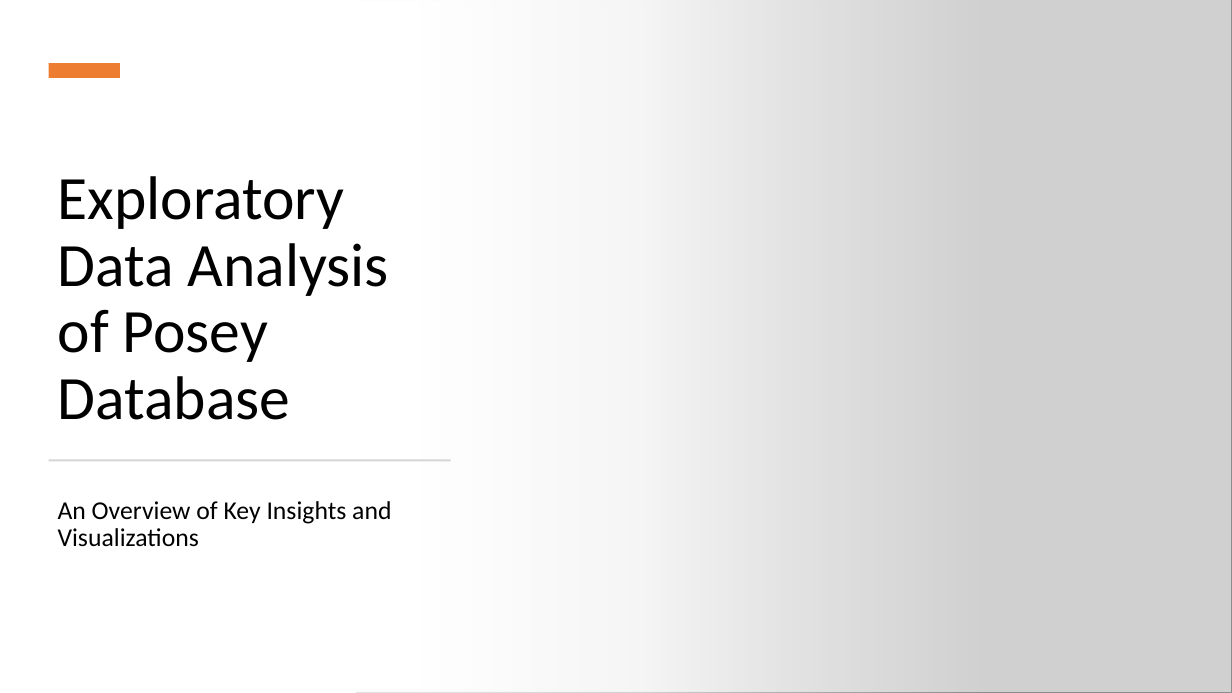
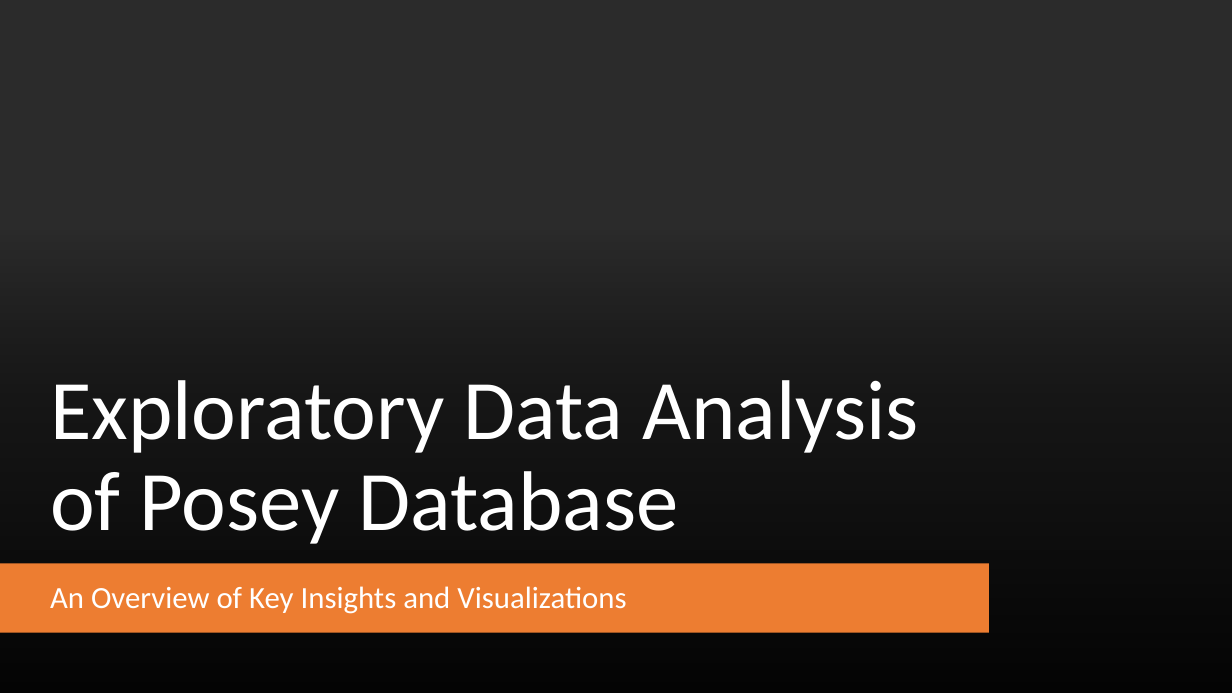
Before and after one commit to osabobo/Group_assign, a slide deck: slide 1 of project.pptx. Drawn at 1232x693 pixels with LibreOffice and Linux fonts; fonts in the diff are those of the drawing; grey boxes stand for pictures; background and template pictures are left out; a plain dark background stands for a picture behind light text. Boxes give left, top, right and bottom in pixels: in the first picture for what was removed or moved away, otherwise in the second. Text is boxed around its words. In the diff, an @@ line names an element or a change of style, - is before the commit and + after.

Commit message:
add a file

```diff
--- a/project.pptx
+++ b/project.pptx
@@ background #FFFFFF to picture (left out) @@
@@ rectangle resized from (x1=0, y1=0, x2=986, y2=693) to (x1=0, y1=0, x2=1232, y2=693) @@
@@ rectangle at (x1=0, y1=0, x2=1232, y2=693): fill gradient #FFFFFF to #FFFFFF @@
@@ picture removed at (x1=356, y1=0, x2=1232, y2=693) @@
@@ rectangle removed at (x1=49, y1=63, x2=120, y2=78) @@
@@ rectangle added at (x1=0, y1=230, x2=1232, y2=693), fill gradient #000000 @@
@@ title "Exploratory Data Analysis of Posey ..." moved from (x1=58, y1=176, x2=389, y2=420) to (x1=50, y1=380, x2=919, y2=544) @@
@@ title "Exploratory Data Analysis of Posey ..." at (x1=50, y1=380, x2=919, y2=544): size 48 to 66 pt, text colour #000000 to #FFFFFF @@
@@ rectangle removed at (x1=49, y1=459, x2=451, y2=461) @@
@@ rounded rectangle added at (x1=0, y1=564, x2=989, y2=633), fill #ED7D31 @@
@@ subtitle "An Overview of Key Insights ..." moved from (x1=58, y1=501, x2=391, y2=547) to (x1=50, y1=586, x2=626, y2=614) @@
@@ subtitle "An Overview of Key Insights ..." at (x1=50, y1=586, x2=626, y2=614): size 20 to 24 pt, text colour #000000 to #FFFFFF; vertical alignment top to middle @@
```
Also in this commit, not shown: 2 other slides changed, 2 slides added.
